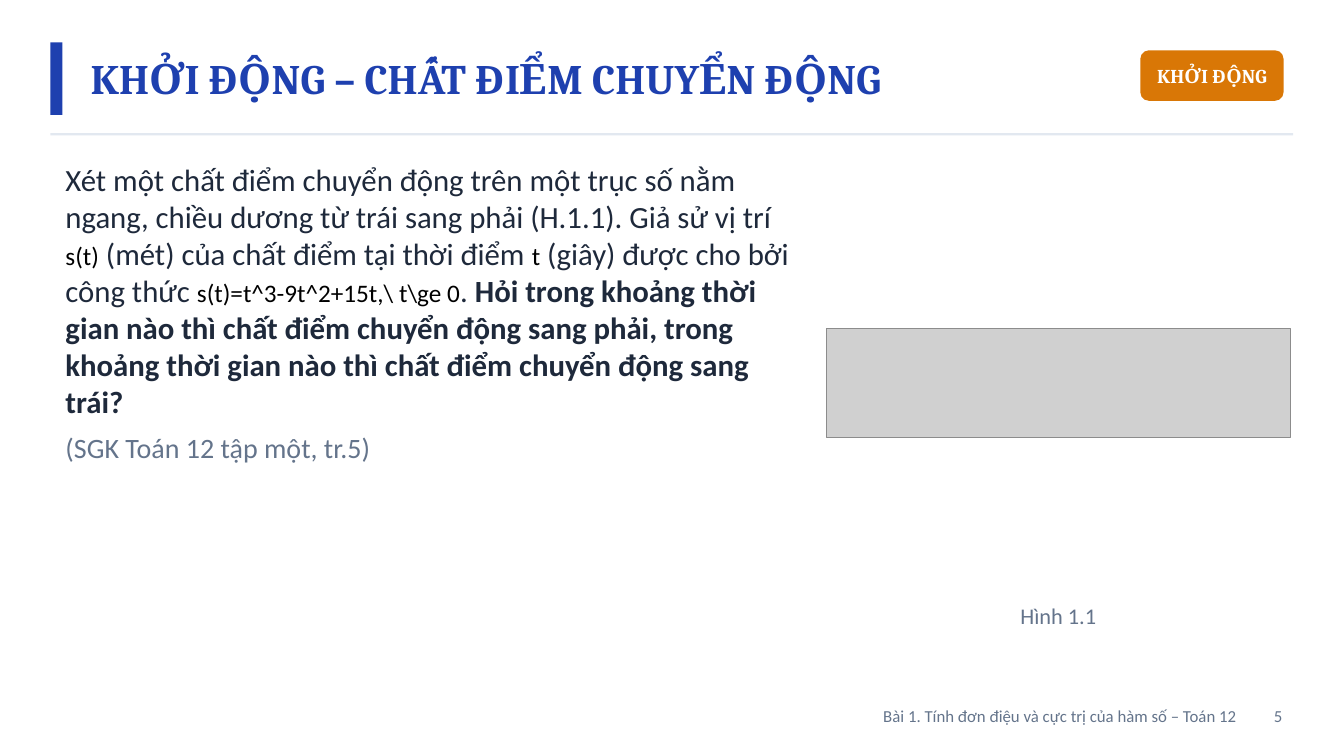
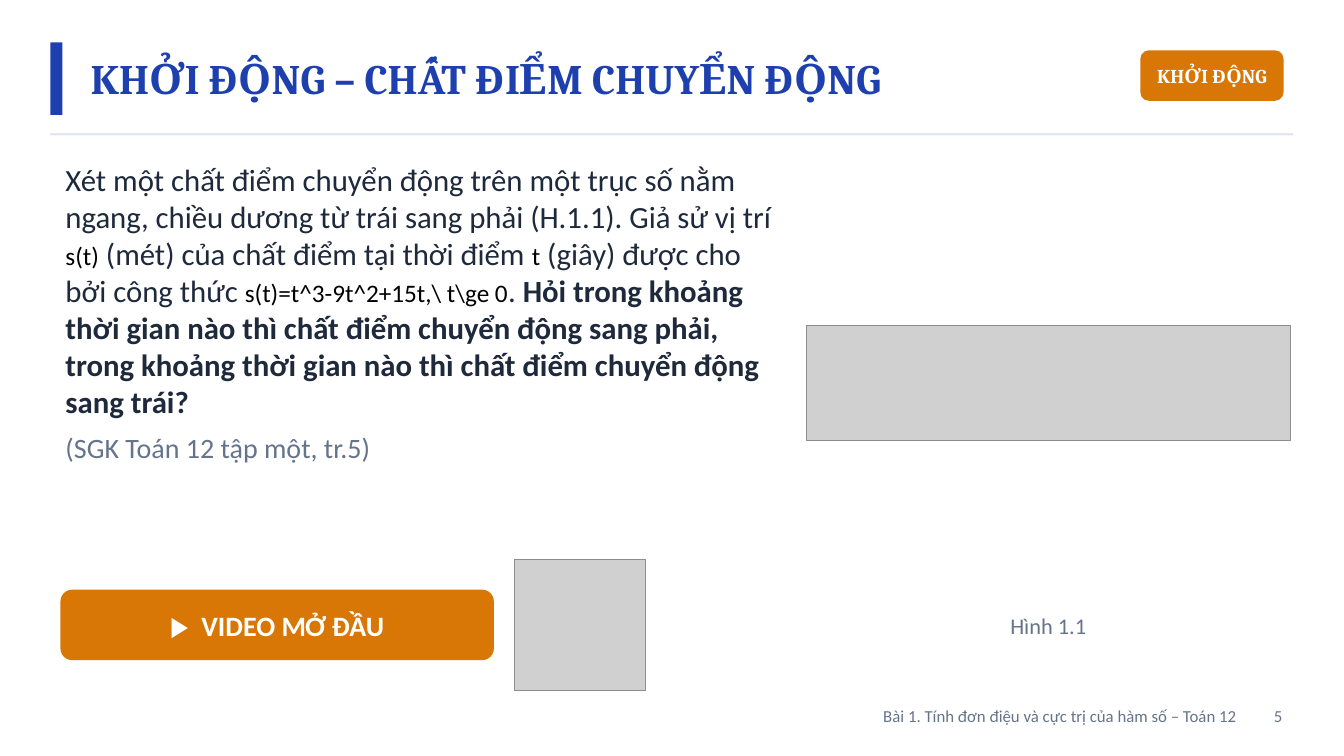
Before and after one commit to Trangtu66/Taode_thi_online, a slide deck: slide 5 of mon/toan/slide/lop12/BaiGiangDienTu_TOAN12_Bai1_DonDieuCucTri_T1-6.pptx. Drawn at 1344x756 pixels with LibreOffice and Linux fonts; fonts in the diff are those of the drawing; grey boxes stand for pictures. Boxes give left, top, right and bottom in pixels: in the first picture for what was removed or moved away, otherwise in the second. Text is boxed around its words. In the diff, an @@ line names an element or a change of style, - is before the commit and + after.

```diff
--- a/mon/toan/slide/lop12/BaiGiangDienTu_TOAN12_Bai1_DonDieuCucTri_T1-6.pptx
+++ b/mon/toan/slide/lop12/BaiGiangDienTu_TOAN12_Bai1_DonDieuCucTri_T1-6.pptx
@@ text "Xét một chất điểm chuyển ..." rewrapped from (65, 166, 789, 463) to (65, 166, 771, 463) @@
@@ picture: place and size @@
-picture at (827, 329, 1291, 439)
+picture at (807, 326, 1291, 441)
@@ picture added at (514, 560, 645, 691) @@
@@ rounded rectangle added at (60, 590, 494, 660), fill #D97706, 20 pt, text #FFFFFF, bold @@
+▶ VIDEO MỞ ĐẦU
@@ text "Hình 1.1": place and size @@
-text "Hình 1.1" at (1020, 608, 1096, 624)
+text "Hình 1.1" at (1010, 618, 1086, 634)
```
Also in this commit, not shown: 26 other files.
